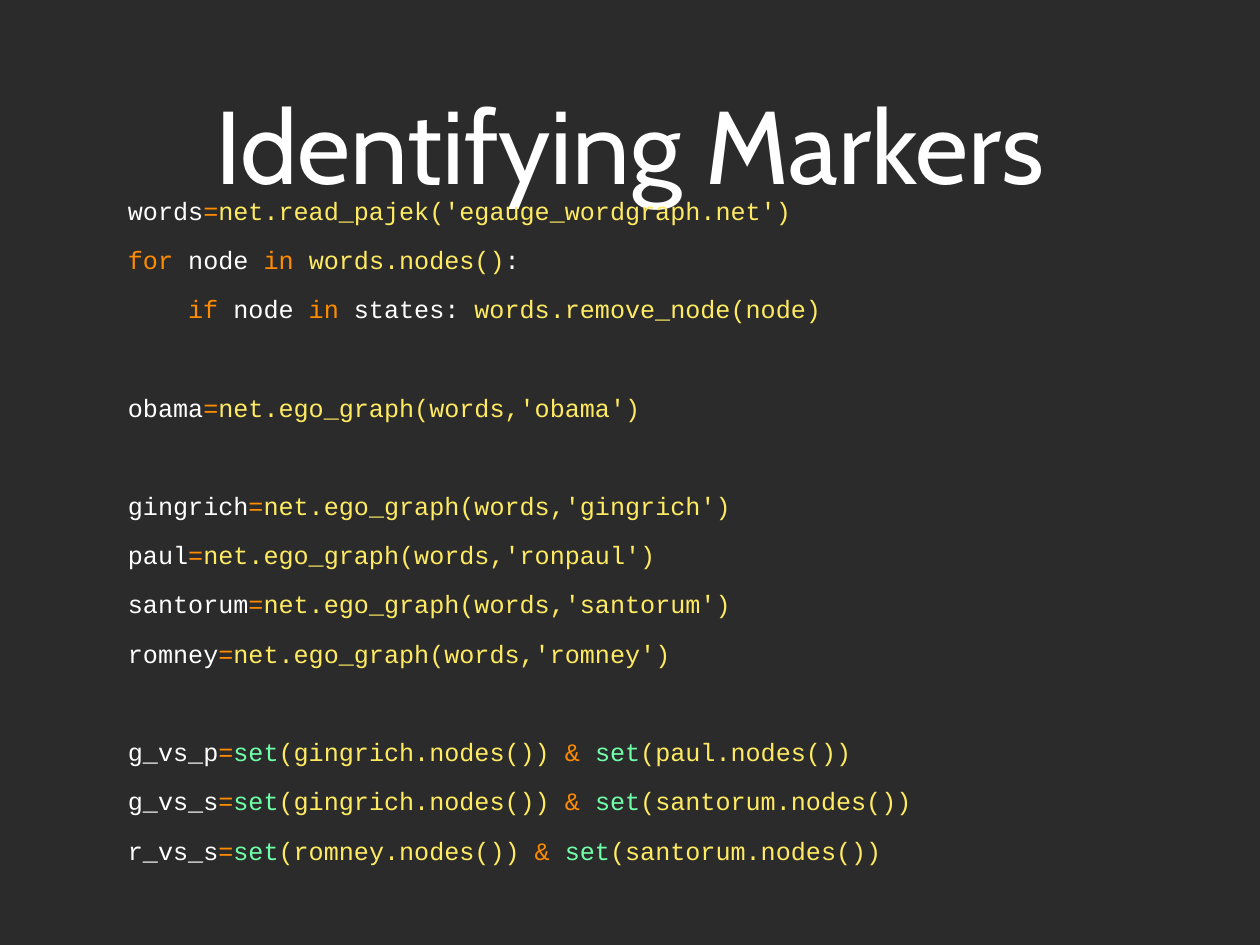
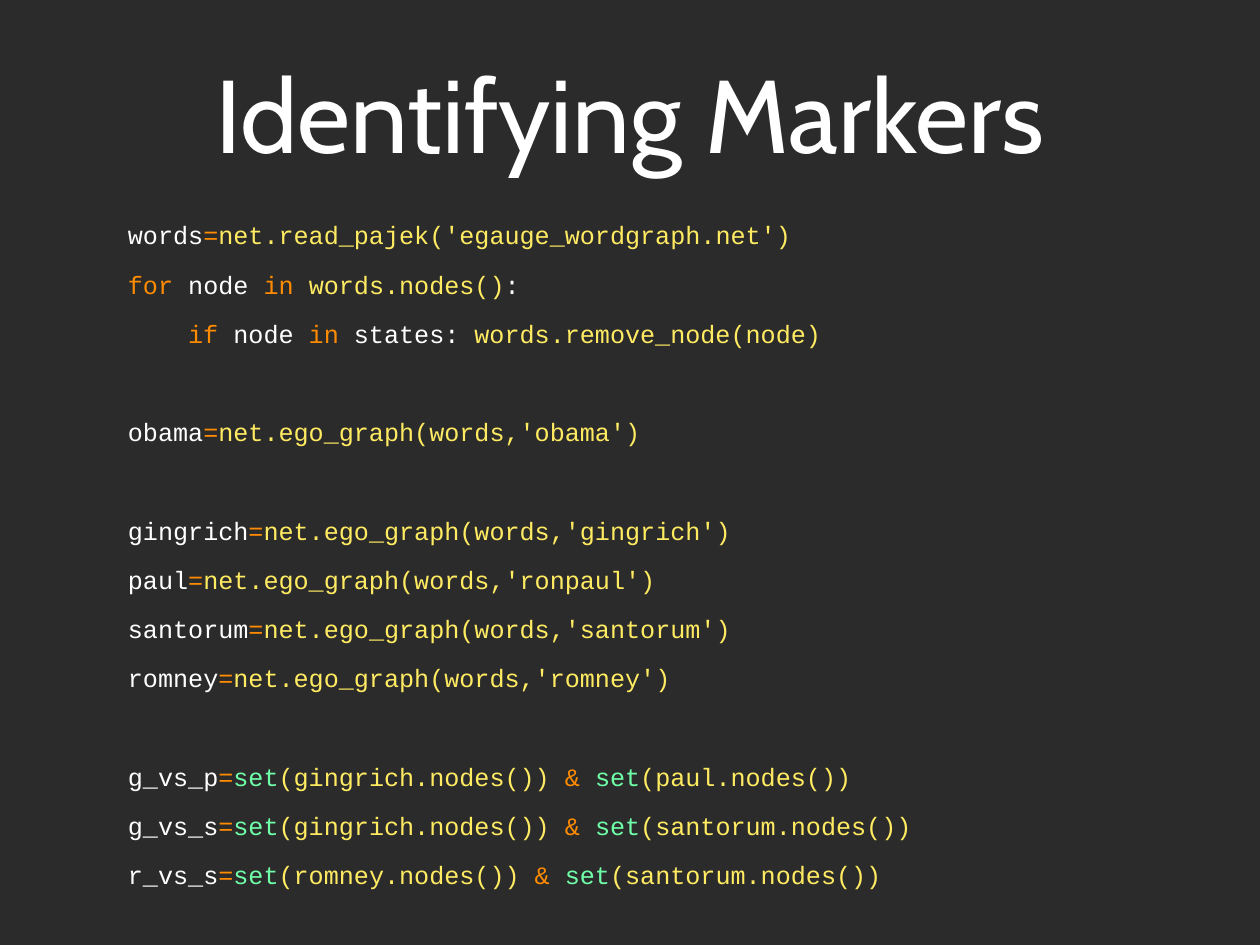
Before and after one commit to maksim2042/SNABook, a slide deck: slide 27 of webcast3/webcast3.ppt. Drawn at 1260x945 pixels with LibreOffice and Linux fonts; fonts in the diff are those of the drawing; background and template pictures are left out; a plain dark background stands for a picture behind light text. Boxes give left, top, right and bottom in pixels: in the first picture for what was removed or moved away, otherwise in the second. Text is boxed around its words. In the diff, an @@ line names an element or a change of style, - is before the commit and + after.

```diff
--- a/webcast3/webcast3.ppt
+++ b/webcast3/webcast3.ppt
@@ title "Identifying Markers": place and size @@
-title "Identifying Markers" at (216,106,1044,206)
+title "Identifying Markers" at (216,75,1044,176)
@@ text "words=net.read_pajek('egauge_wordgraph.net')" rewrapped from (128,201,911,866) to (128,276,911,890) @@
```
Also in this commit, not shown: 21 other slides changed, 1 slide removed.
